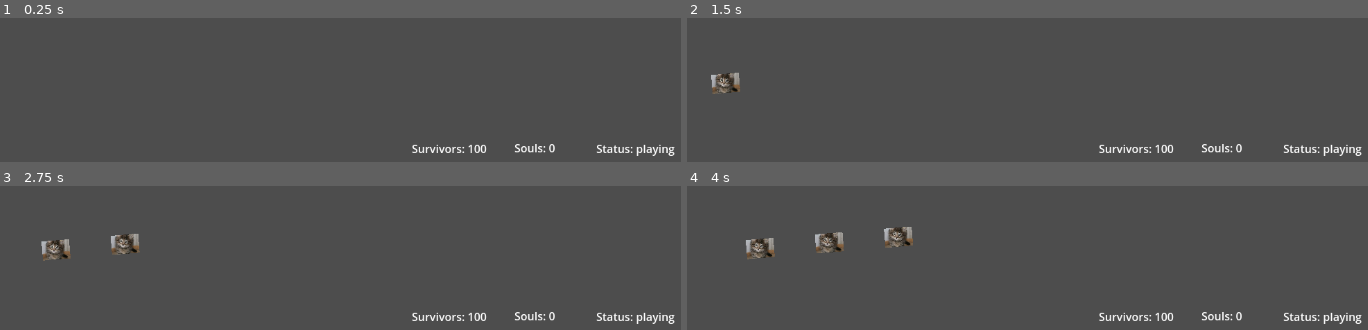
Above: before the commit, frames 1-4 (two rows, left to right).
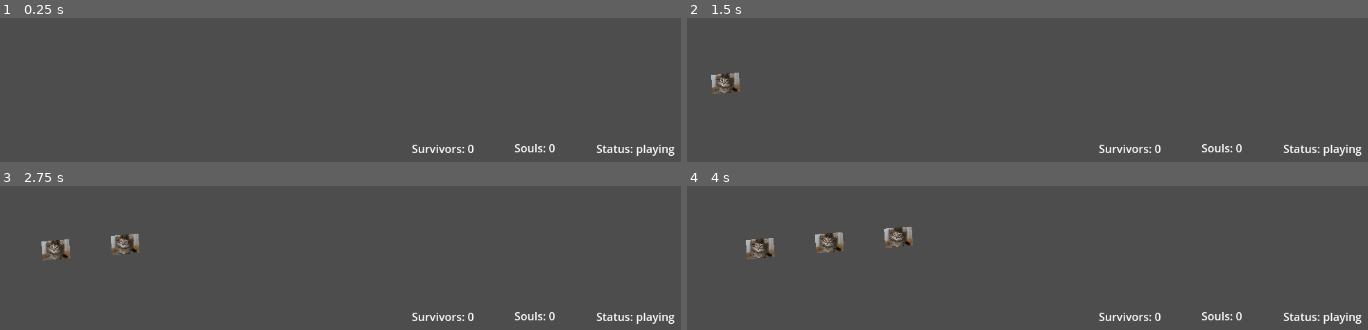
Above: after the commit, the same moments.

Repository: deruitda/ludum-dare-55
Game: Godot game, scene res://assets/scenes/main.tscn
Same seed, same stepped clock (60 frames per second), same inputs: the game is played once before the commit and once after it.
Inputs:
- Up to frame 1 (0.25 s): no input
- Up to frame 2 (1.5 s): tap Enter at 0.5 s
- Up to frame 3 (2.75 s): no input
- Up to frame 4 (4 s): no input

The runs differ from the first frame. In frame 1, 0.1% of the frame differs, in the area x 68-72%, y 88-94%; in frame 2, 0.1%; in frame 3, 0.1%; in frame 4, 0.1%.

Commit message:
hud shit

Diff:
--- a/assets/scenes/Hud/hud.gd
+++ b/assets/scenes/Hud/hud.gd
@@ -7,9 +7,9 @@
 @onready var currentSouls = 0
 
 func _ready():
-	SurviveSignal.connect("patron_survived_updated", patronSurvived)
-	$PatronsSurvivedLabel.text = "Survivors: 100"
+	SurviveSignal.connect("patron_survived_updated", updated_patron_survived_hud)
+	updated_patron_survived_hud()
 
 
-func patronSurvived():
+func updated_patron_survived_hud():
 	$PatronsSurvivedLabel.text = "Survivors: " + str(GameState.souls_survived)
